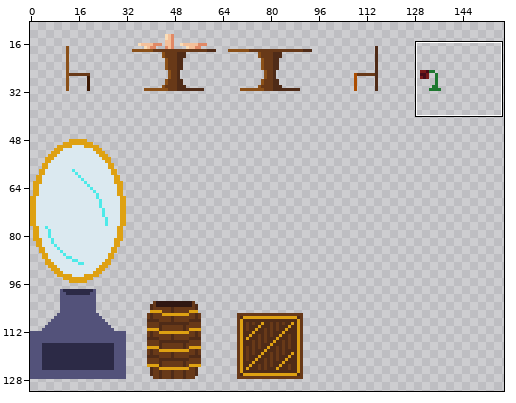
Two states of a sprite sheet, Non-Floor Tiles.png. Above: a wide view before the commit, with the close-up outlined.
Close-up. First the earlier version:
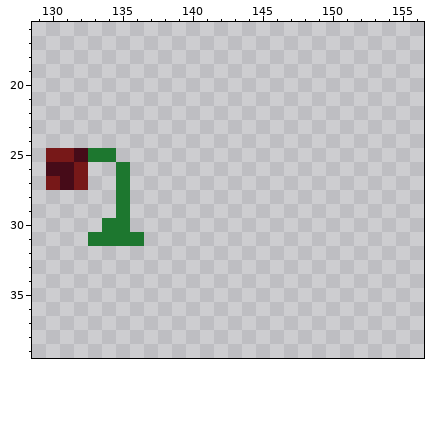
The file is 160x160 pixels. Shown: x 129..156, y 16..39. The wide view leaves out empty margins.
New version:
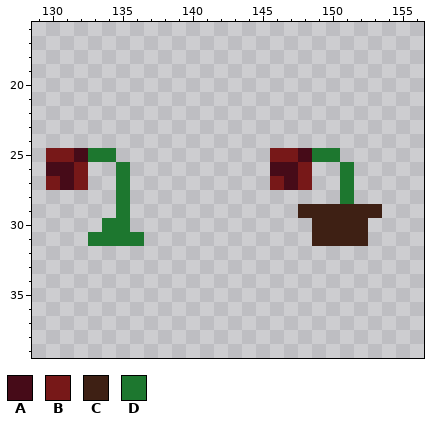
Palette (. is transparent): A #460b18  B #771818  C #3e2014  D #1d772f
The edit:
Colour A now appears in row 25 at x 148; in row 26 at x 146 to 147; in row 27 at x 147.
Colour B now appears in row 25 at x 146 to 147; in row 26 at x 148; in row 27 at x 146 and 148.
Colour C now appears in row 29 at x 148 to 153; in rows 30 to 31 at x 149 to 152.
Colour D now appears in row 25 at x 149 to 150; in rows 26 to 28 at x 151.
Boxes around the changes in both close-ups, in picture pixels (x1, y1, x2, y2):
added: (270, 148, 382, 246)
